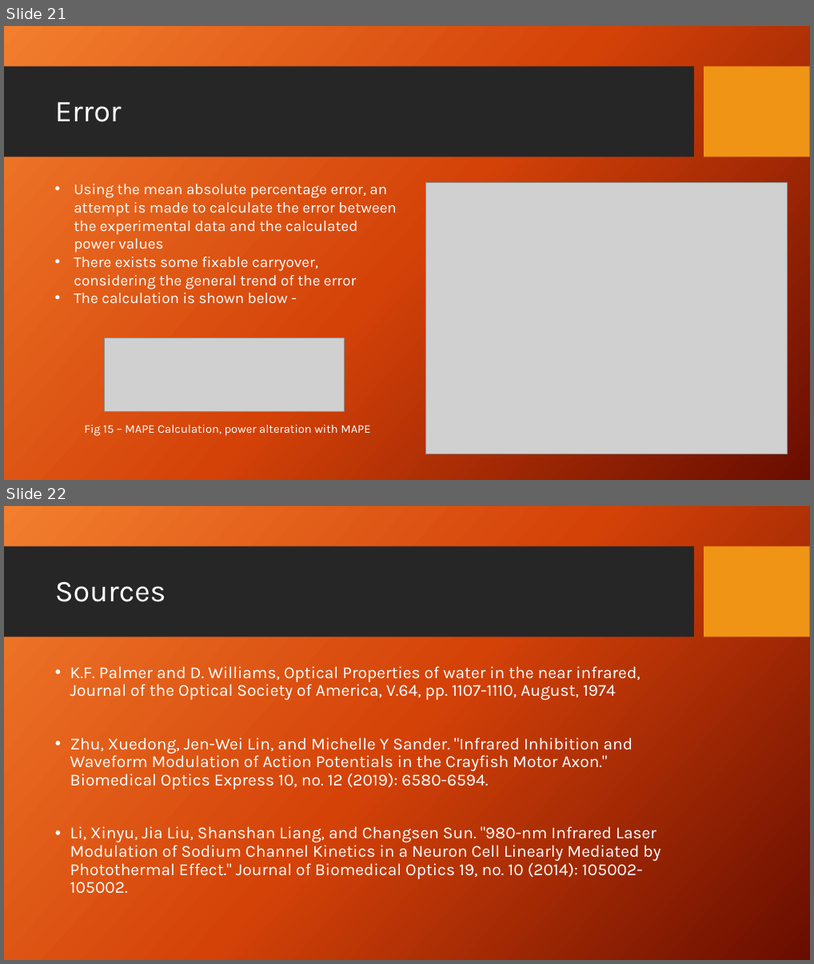
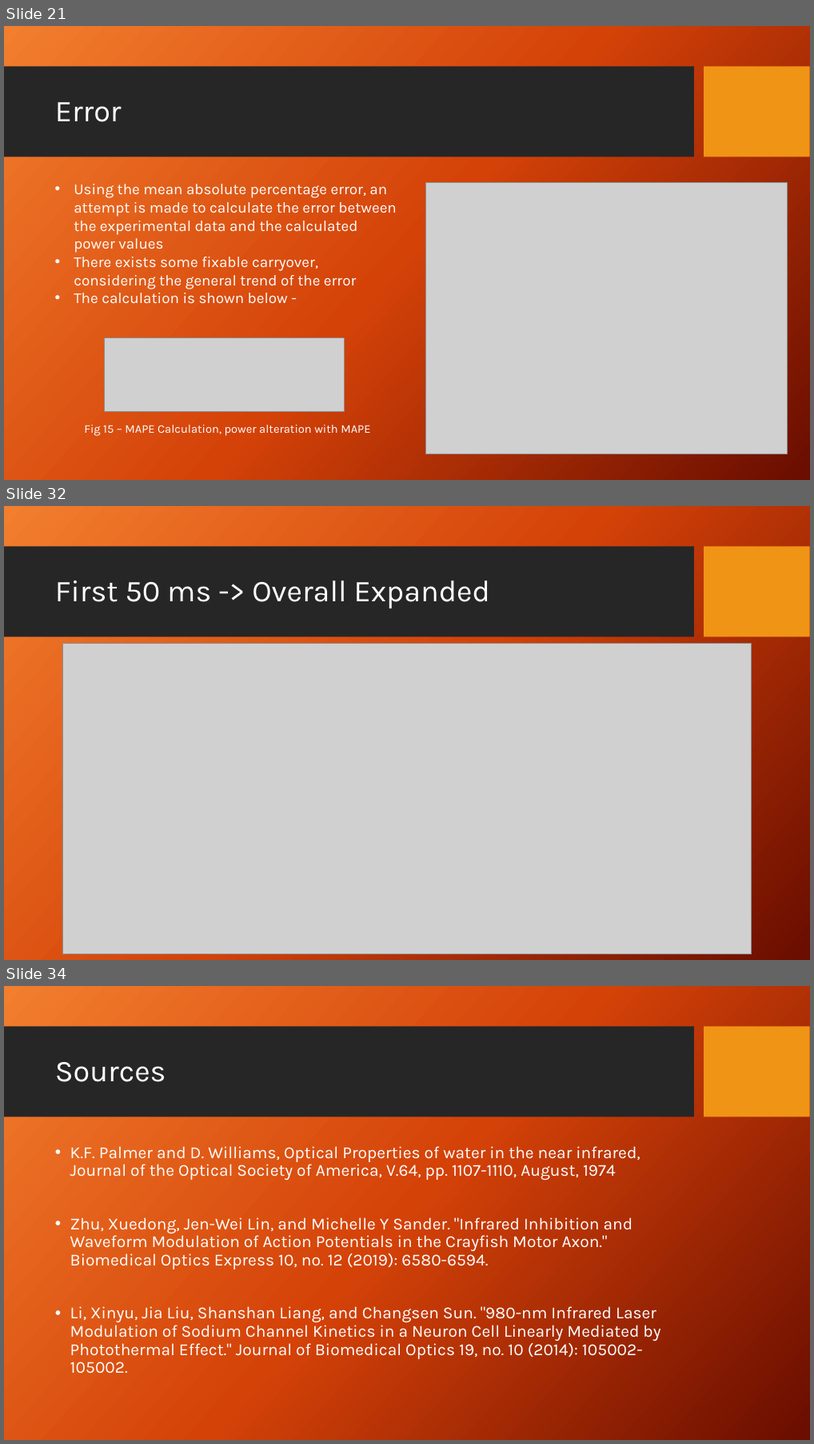
Before and after one commit to dbhatia00/NeuronSimulation, a slide deck: Presentations/Fall Updates/FallUpdate3.pptx. Shown one above the other, each under a label of ours: slides 21 and 22 before the commit, slides 21, 32 and 34 after it; the slides between them are not shown. The pictures are 814x964 and 814x1444 pixels, drawn with LibreOffice and Linux fonts; fonts in the diff are those of the drawing; grey boxes stand for pictures; background and template pictures are left out. Boxes give left, top, right and bottom in pixels: in the first picture for what was removed or moved away, otherwise in the second. Text is boxed around its words. In the diff, an @@ line names an element or a change of style, - is before the commit and + after.

```diff
--- a/Presentations/Fall Updates/FallUpdate3.pptx
+++ b/Presentations/Fall Updates/FallUpdate3.pptx
@@ slide 32 added at (4,506,810,960), background picture (left out); not listed: 2 template elements that a slide beside it also shows @@
@@ title added at (55,580,490,608), 36 pt, text #FFFFFF @@
+First 50 ms -> Overall Expanded
@@ picture added at (62,644,752,954) @@
@@ what was slide 22 is now slide 34 @@
```
Also in this commit, not shown: 1 slide changed, 12 other slides added, 1 other file.
